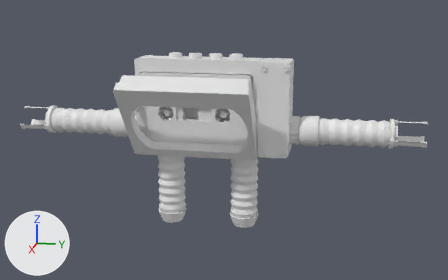
What one commit did to the Blender file .blend/casette1.blend.
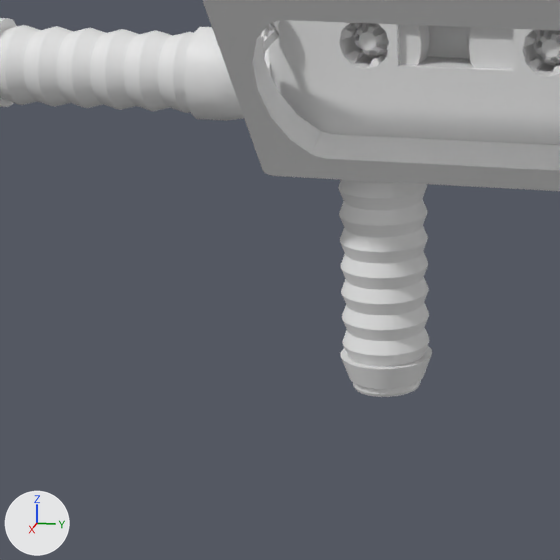
The first picture shows the older version from a camera (50 mm lens) standing at (23.74, 5.93, 4.77) and looking at (0.41, 1.27, -1.06). The close-ups show both versions on the part from 12% to 50% of the width and 36% to 97% of the height of that picture; other places that the commit changed are outside them. The axes (+X, +Y, +Z) are drawn at lower left. The lights are the same throughout.
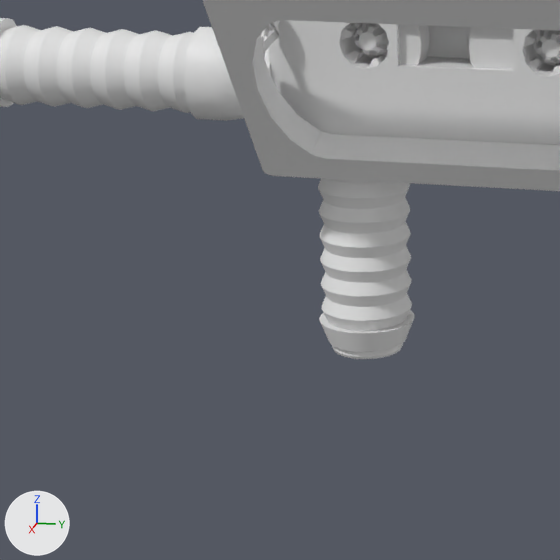
Diff of the bpy script that builds the scene:
```diff
--- a/.blend/casette1.blend.py
+++ b/.blend/casette1.blend.py
@@ ob_cylinder_018 @@
 ob_cylinder_018 = bpy.data.objects.new('Cylinder.018', me_cylinder_019)
-ob_cylinder_018.location = (-0.55, -1.18, -3.41)
+ob_cylinder_018.location = (-0.57, -1.44, -3.0)
 ob_cylinder_018.rotation_euler = (3.142, 0.0, 0.0)  # degrees (180, 0, 0)
-ob_cylinder_018.scale = (0.508, 0.508, 1.05)
+ob_cylinder_018.scale = (0.526, 0.526, 0.985)
```

Boxes [x1, y1, x2, y2] around the edits, measured in the close-ups (560 x 560 px):
'Cylinder.018', moved, rescaled (17% shorter)
    before: [338, 180, 432, 397]
    after: [318, 178, 415, 359]
